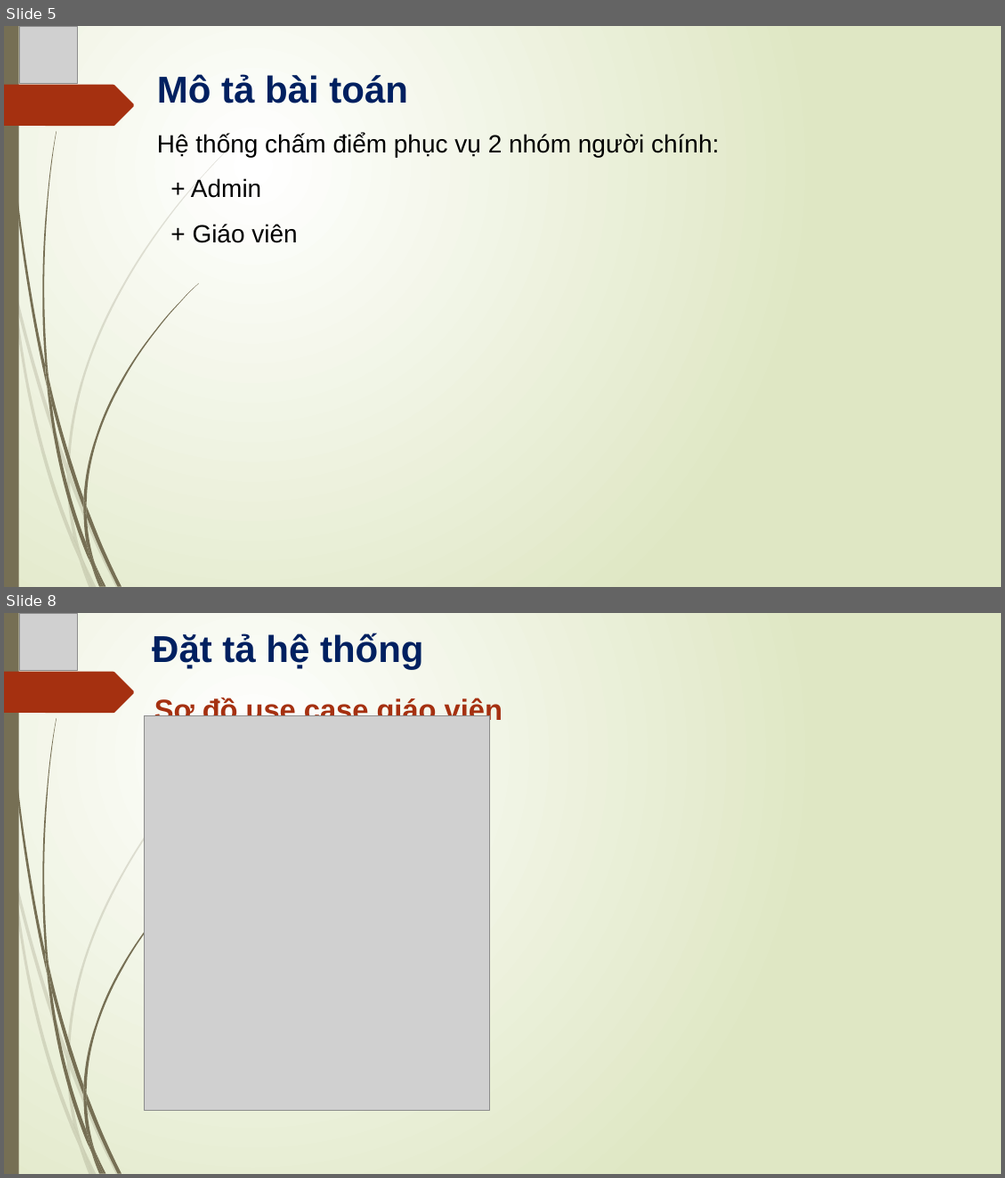
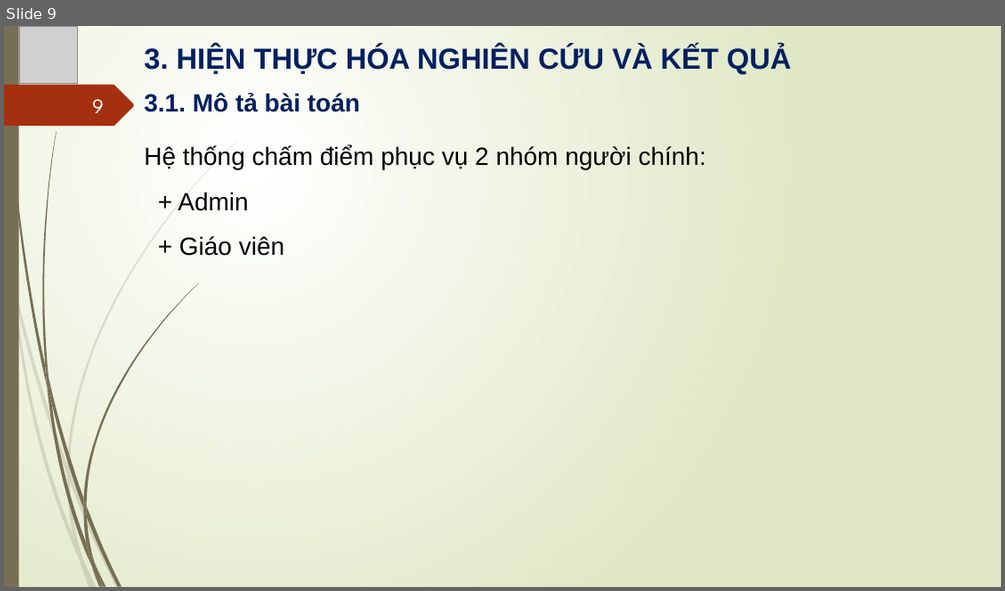
Before and after one commit to thaihunghung/tn-da20ttb-110120031-tranthaihung-xdapivhtcdttcdasvcntt, a slide deck: docs/XAYDUNGAPIVAHE_THONGCHAMDIEM.pptx. Shown one above the other, each under a label of ours: slides 5 and 8 before the commit, slide 9 after it; the slides between them are not shown. The pictures are 1005x1178 and 1005x591 pixels, drawn with LibreOffice and Linux fonts; fonts in the diff are those of the drawing; grey boxes stand for pictures. Boxes give left, top, right and bottom in pixels: in the first picture for what was removed or moved away, otherwise in the second. Text is boxed around its words. In the diff, an @@ line names an element or a change of style, - is before the commit and + after.

```diff
--- a/docs/XAYDUNGAPIVAHE_THONGCHAMDIEM.pptx
+++ b/docs/XAYDUNGAPIVAHE_THONGCHAMDIEM.pptx
@@ slide 8 removed at (4,613,1001,1174), background gradient #FFFFFF to #DFE8C4; not listed: 24 template elements that a slide beside it also shows @@
@@ picture removed at (20,613,77,671) @@
@@ text removed at (152,633,423,670) @@
-Đặt tả hệ thống
@@ picture removed at (145,716,490,1111) @@
@@ text removed at (154,696,502,724) @@
-Sơ đồ use case giáo viên
@@ what was slide 5 is now slide 9 @@
@@ slide 9 changed as well @@
@@ text added at (144,46,792,74), 28 pt, text #002060, bold @@
+3. HIỆN THỰC HÓA NGHIÊN CỨU VÀ KẾT QUẢ
@@ page number added at (92,99,104,113), 20 pt, text #FEFFFF @@
+9
@@ text at (144,93,360,112): text changed; size 36 to 24 pt @@
-Mô tả bài toán
+3.1. Mô tả bài toán
@@ text "Hệ thống chấm điểm phục ...": place and size @@
-text "Hệ thống chấm điểm phục ..." at (157,133,719,243)
+text "Hệ thống chấm điểm phục ..." at (144,145,706,256)
```
Also in this commit, not shown: 13 other slides changed, 7 slides added, 5 other slides removed, 12 other files.
